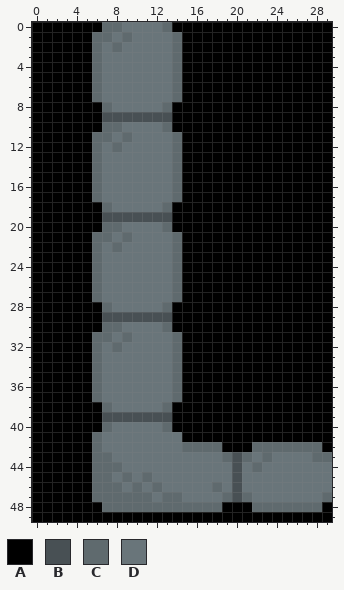
Two states of a pixel-art sprite, prototype/data/Background/Corners/Wall_Corner_down_left.png. This is how it looked before the edit.
The file is 30x50 pixels. Colours within 5 levels of each other are drawn and written as one.
Palette (. is transparent): A #000000  B #485054  C #5f6a6e  D #69757a
Pixels before, first column x 0:
 0 AAAAAAACCDDDDCAAAAAAAAAAAAAAAA
 1 AAAAAACCDCDDDDCAAAAAAAAAAAAAAA
 2 AAAAAACDCDDDDDCAAAAAAAAAAAAAAA
 3 AAAAAACDDDDDDDCAAAAAAAAAAAAAAA
 4 AAAAAACDDDDDDDCAAAAAAAAAAAAAAA
 5 AAAAAACDDDDDDDCAAAAAAAAAAAAAAA
 6 AAAAAACDDDDDDDCAAAAAAAAAAAAAAA
 7 AAAAAACDDDDDDDCAAAAAAAAAAAAAAA
 8 AAAAAAACDDDDDCAAAAAAAAAAAAAAAA
 9 AAAAAAABBBBBBBAAAAAAAAAAAAAAAA
10 AAAAAAACCDDDDCAAAAAAAAAAAAAAAA
11 AAAAAACCDCDDDDCAAAAAAAAAAAAAAA
12 AAAAAACDCDDDDDCAAAAAAAAAAAAAAA
13 AAAAAACDDDDDDDCAAAAAAAAAAAAAAA
14 AAAAAACDDDDDDDCAAAAAAAAAAAAAAA
15 AAAAAACDDDDDDDCAAAAAAAAAAAAAAA
16 AAAAAACDDDDDDDCAAAAAAAAAAAAAAA
17 AAAAAACDDDDDDDCAAAAAAAAAAAAAAA
18 AAAAAAACDDDDDCAAAAAAAAAAAAAAAA
19 AAAAAAABBBBBBBAAAAAAAAAAAAAAAA
20 AAAAAAACCDDDDCAAAAAAAAAAAAAAAA
21 AAAAAACCDCDDDDCAAAAAAAAAAAAAAA
22 AAAAAACDCDDDDDCAAAAAAAAAAAAAAA
23 AAAAAACDDDDDDDCAAAAAAAAAAAAAAA
24 AAAAAACDDDDDDDCAAAAAAAAAAAAAAA
25 AAAAAACDDDDDDDCAAAAAAAAAAAAAAA
26 AAAAAACDDDDDDDCAAAAAAAAAAAAAAA
27 AAAAAACDDDDDDDCAAAAAAAAAAAAAAA
28 AAAAAAACDDDDDCAAAAAAAAAAAAAAAA
29 AAAAAAABBBBBBBAAAAAAAAAAAAAAAA
30 AAAAAAACCDDDDCAAAAAAAAAAAAAAAA
31 AAAAAACCDCDDDDCAAAAAAAAAAAAAAA
32 AAAAAACDCDDDDDCAAAAAAAAAAAAAAA
33 AAAAAACDDDDDDDCAAAAAAAAAAAAAAA
34 AAAAAACDDDDDDDCAAAAAAAAAAAAAAA
35 AAAAAACDDDDDDDCAAAAAAAAAAAAAAA
36 AAAAAACDDDDDDDCAAAAAAAAAAAAAAA
37 AAAAAACDDDDDDDCAAAAAAAAAAAAAAA
38 AAAAAAACDDDDDCAAAAAAAAAAAAAAAA
39 AAAAAAABBBBBBBAAAAAAAAAAAAAAAA
40 AAAAAAACDDDDDCAAAAAAAAAAAAAAAA
41 AAAAAACDDDDDDDDAAAAAAAAAAAAAAA
42 AAAAAACDDDDDDDDCCCCAAACCCCCCCA
43 AAAAAACCDDDDDDDDDDDCBCDCDDDDCC
44 AAAAAACCCDDDDDDDDDDDBDCDDDDDDD
45 AAAAAACCDCDCDDDDDDDDBDDDDDDDDD
46 AAAAAACCCDCDCDDDDDCDBDDDDDDDDD
47 AAAAAACCCCCCDCCDDDDCBCDDDDDDDC
48 AAAAAAACCCCCCCCCCCCAAACCCCCCCA
49 AAAAAAAAAAAAAAAAAAAAAAAAAAAAAA
Now the later version:
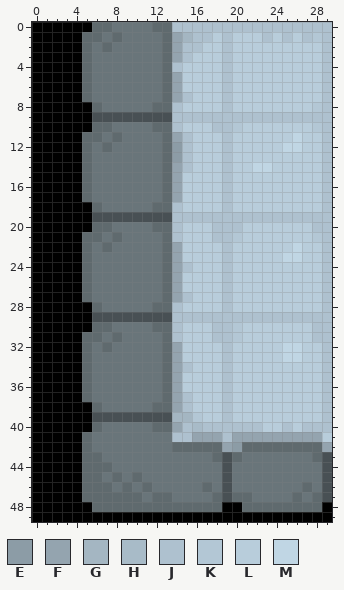
Colours new in this view: E #8c9ca6  F #94a4af  G #a4b6c2  H #a8bbc8  J #aec1cf  K #b3c7d5  L #b8cddb  M #c0d6e4
Difference:
Changed rows in their new state; - is an unchanged pixel.
first column x 5:
 0 -C-D---C-JJJJJJJJJJJJJJJJ
 1 C-DCD---CFGJJLJLLLJLJLJKJ
 2 CDCD----CFJJLLJLLLLLLLLLJ
 3 CD------CFJLLLJLLLLLLLLLJ
 4 CD------CJLLLLJLLLLLLLLLJ
 5 CD------CFLLLLJLLLLLLLLLJ
 6 CD------CFLLLLJLLLLLLLLLJ
 7 CD------CFJLLLJLLLLLLLLLJ
 8 -CD----C-JLLLLJLLLLLLLLKJ
 9 -B-------JJJJJJJJJJJJJJJJ
10 -C-D---C-JLLLJJKLLLLLLLKJ
11 C-DCD---CFJLLLJLLLLLLMLLJ
12 CDCD----CEJLLLJLLLLLMMLLJ
13 CD------CEJLLLJLLLLLLLLLJ
14 CD------CFJLLLJLLMMLLLLLJ
15 CD------CFLLLLJLLLLLLLLLJ
16 CD------CFLLLLJLLLLLLLLLJ
17 CD------CFLLLLJLLLLLLLLLJ
18 -CD----C-JLLLLJLLLLLLLLLJ
19 -B-------JJJJJJJJJJJJJJJJ
20 -C-D---C-JLLLJJJLLLLLLLJJ
21 C-DCD---CJLLLJJKLLLLLLLKJ
22 CDCD----CFLLLLJLLLLLLMLLJ
23 CD------CFLLLLJLLLLLMMLLJ
24 CD------CFJLLLJLLLLLLLLLJ
25 CD------CFLLLLJLLLLLLLLLJ
26 CD------CFLLLLJLLLLLLLLLJ
27 CD------CFJLLLJLLLLLLLLLJ
28 -CD----C-JLLLLJLLLLLLLLLJ
29 -B-------JJJJJJJJJJJJJJJJ
30 -C-D---C-JLLLJJKLLLLLLLJJ
31 C-DCD---CJLLLJJKLLLLLLLJJ
32 CDCD----CFLLLLJLLLLLMMLLJ
33 CD------CFLLLLJLLLLLMMLLJ
34 CD------CFJLLLJLLLLLLLLLJ
35 CD------CFLLLLJLLLLLLLLLJ
36 CD------CFLLLLJLLLLLLLLLJ
37 CD------CFJLLLJLLLLLLLLLJ
38 -CD----C-FJLLLJLLLLLLLLLJ
39 -B-------GGKLLJLLLLLLLLLJ
40 -CD----C-FJHJJJJJJLLJLJJJ
41 CD-------JJFFFJFFFFFFFFFL
42 CD-------C----FEC-------F
43 C-D----------CBCD-D-----B
44 C--D----------BD-D------B
45 C-DCDCD-------BD--------B
46 C--DCDCD----CDBD------C-B
47 C-----DC-D---CBC-----C-CB
48 -C--------------C--------
Pixel boxes of the changes (left, top, right, bottom) in both pictures:
changed: (82, 22, 332, 512)
